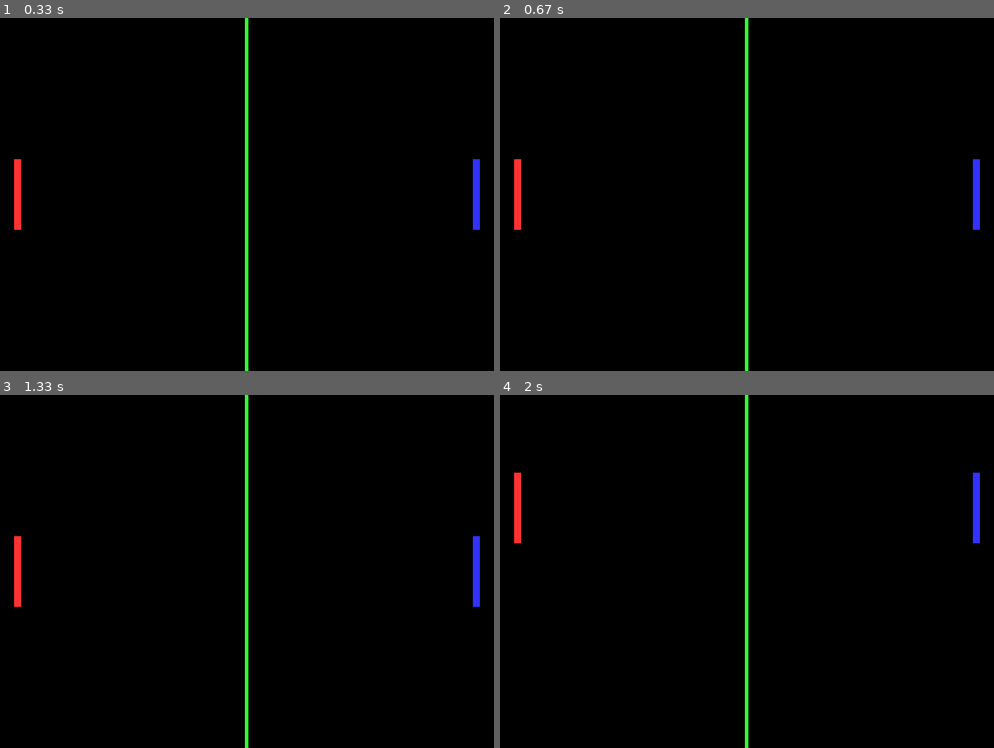
Above: before the commit, frames 1-4 (two rows, left to right).
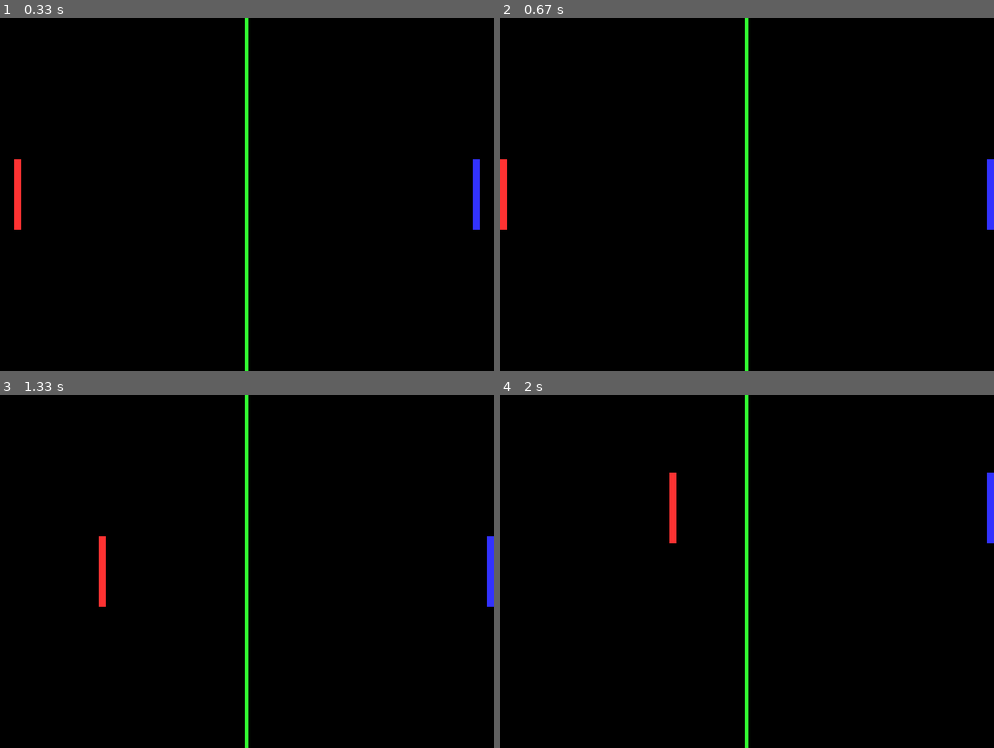
Above: after the commit, the same moments.

Repository: audrbs1541/Python
Game: pygame game, started from Python/Pong_1.py
The game is run twice, just before and just after one commit, with the same random seed, the same clock (stepped at 60 frames per second) and the same inputs.
Inputs:
- Up to frame 1 (0.33 s): no input
- Up to frame 2 (0.67 s): hold A from 0.33 s (still down); hold Right from 0.33 s (still down)
- Up to frame 3 (1.33 s): release A at 0.8 s; release Right at 0.8 s; hold Right 0.83-1.3 s; hold D 0.83-1.3 s
- Up to frame 4 (2 s): hold Up 1.33-1.63 s; hold W 1.33-1.63 s; hold Right from 1.67 s (still down); hold D from 1.67 s (still down)

Frame 1 is identical in both runs. In frame 2, 1.1% of the frame differs, in the area x 0-100%, y 40-60%; in frame 3, 1.1%; in frame 4, 1.1%.

Commit message:
update for moving left and Right

Diff:
--- a/Python/Pong_1.py
+++ b/Python/Pong_1.py
@@ -50,10 +50,19 @@
         paddleA.MoveUp(5)
     if keys[pygame.K_s]:
         paddleA.MoveDown(5)
+    if keys[pygame.K_a]:
+        paddleA.MoveLeft(5,0)
+    if keys[pygame.K_d]:
+        paddleA.MoveRight(5, 340)
     if keys[pygame.K_UP]:
         paddleB.MoveUp(5)
     if keys[pygame.K_DOWN]:
         paddleB.MoveDown(5)
+    if keys[pygame.K_LEFT]:
+        paddleB.MoveLeft(5,349)
+    if keys[pygame.K_RIGHT]:
+        paddleB.MoveRight(5,690)
+
 
     all_sprites_list.update()
 
--- a/Python/paddle.py
+++ b/Python/paddle.py
@@ -25,3 +25,15 @@
 
         if self.rect.y >400:
             self.rect.y = 400
+
+    def MoveLeft(self, pixels, lim_L):
+        self.rect.x -= pixels
+
+        if self.rect.x <lim_L:
+            self.rect.x = lim_L
+
+    def MoveRight(self, pixels, lim_R):
+        self.rect.x += pixels
+
+        if self.rect.x >lim_R:
+            self.rect.x = lim_R
